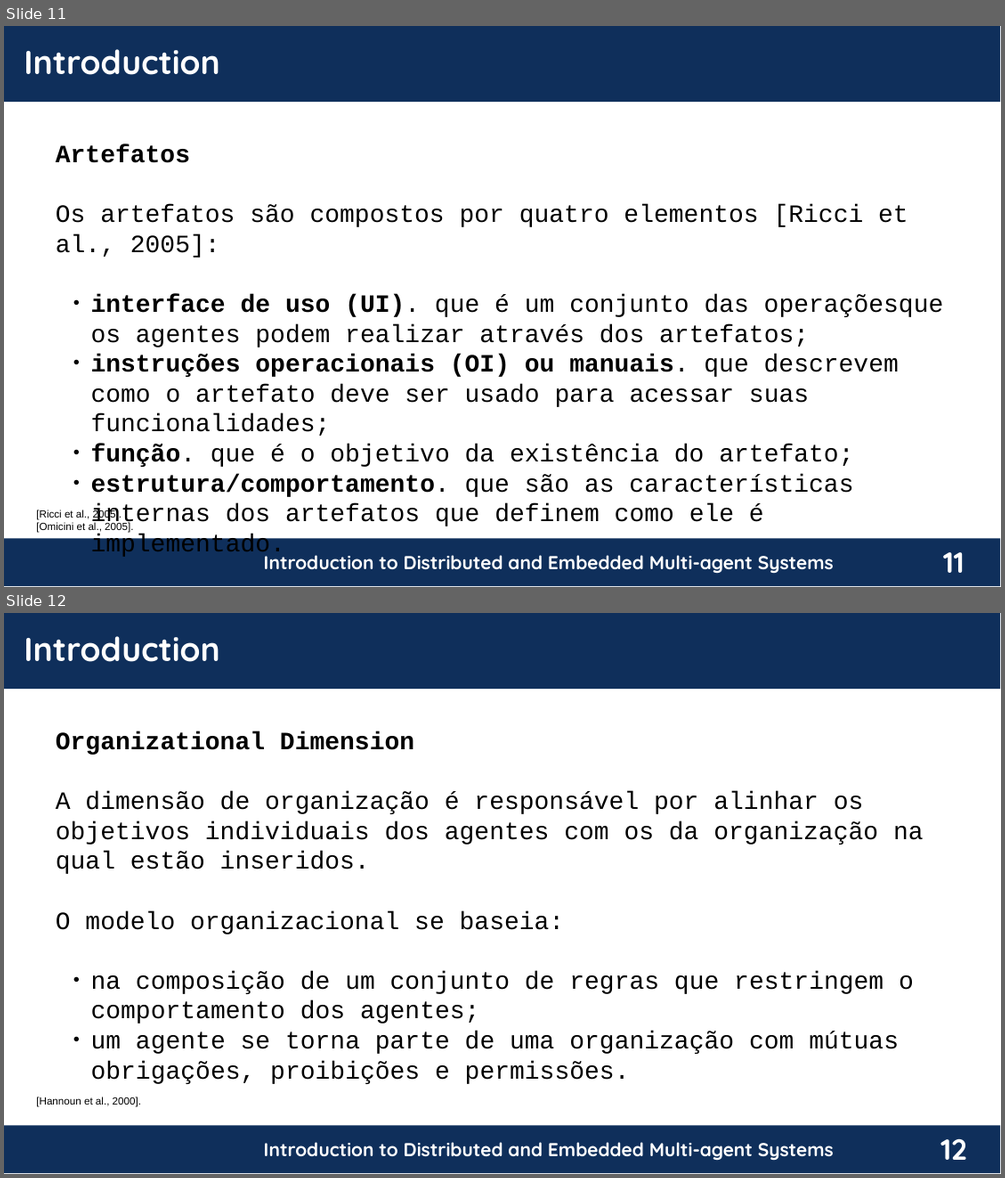
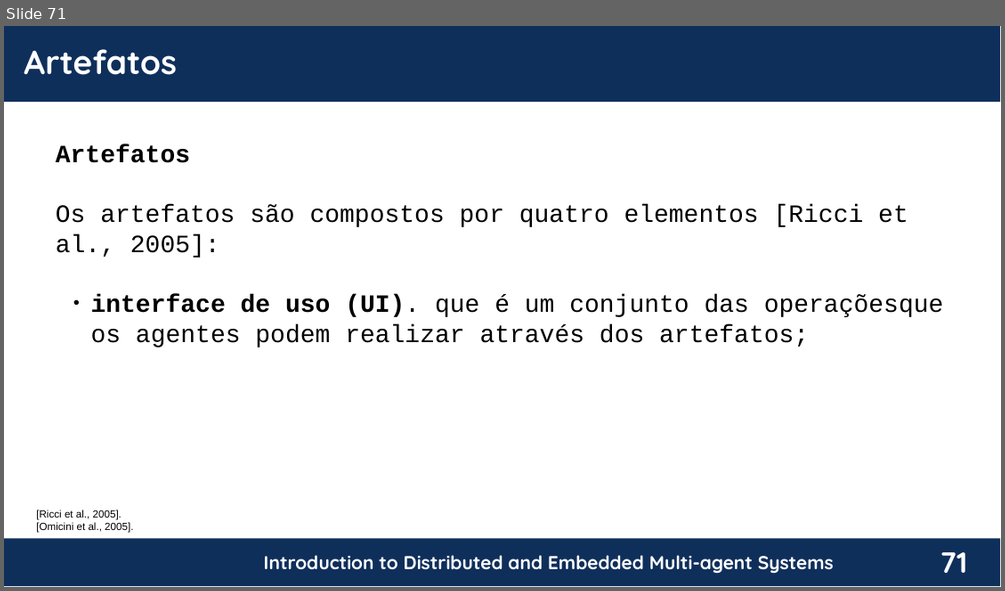
Before and after one commit to chon-group/distributedAndEmbeddedAI, a slide deck: course/02-TheAgentOrientedApproach/TheAgentOrientedApproach_20240217.pptx. Shown one above the other, each under a label of ours: slides 11 and 12 before the commit, slide 71 after it. The pictures are 1005x1178 and 1005x591 pixels, drawn with LibreOffice and Linux fonts; fonts in the diff are those of the drawing; background and template pictures are left out. Boxes give left, top, right and bottom in pixels: in the first picture for what was removed or moved away, otherwise in the second. Text is boxed around its words. In the diff, an @@ line names an element or a change of style, - is before the commit and + after.

```diff
--- a/course/02-TheAgentOrientedApproach/TheAgentOrientedApproach_20240217.pptx
+++ b/course/02-TheAgentOrientedApproach/TheAgentOrientedApproach_20240217.pptx
@@ slide 12 removed at <box>4,613,1001,1174</box>, background #FFFFFF; not listed: 4 template elements that a slide beside it also shows @@
@@ text removed at <box>24,636,219,662</box> @@
-Introduction
@@ text removed at <box>56,731,923,1084</box> @@
-Organizational Dimension
-A dimensão de organização é responsável por alinhar os objetivos individuais dos agentes com os da organização na qual estão inseridos.
-O modelo organizacional se baseia:
-  ● na composição de um conjunto de regras que restringem o comportamento dos agentes;
-  ● um agente se torna parte de uma organização com mútuas obrigações, proibições e permissões.
@@ text removed at <box>36,1096,141,1107</box> @@
-[Hannoun et al., 2000].
@@ what was slide 11 is now slide 71 @@
@@ slide 71 changed as well @@
@@ text at <box>24,49,177,75</box>: text changed @@
-Introduction
+Artefatos
@@ text at <box>91,354,898,558</box>: paragraphs removed @@
-  ● instruções operacionais (OI) ou manuais. que descrevem como o artefato deve ser usado para acessar suas funcionalidades;
-  ● função. que é o objetivo da existência do artefato;
-  ● estrutura/comportamento. que são as características internas dos artefatos que definem como ele é implementado.
@@ page number at <box>940,552,967,572</box>: text changed @@
-11
+71
```
Also in this commit, not shown: 6 other slides changed, 79 slides added, 6 other slides removed.
